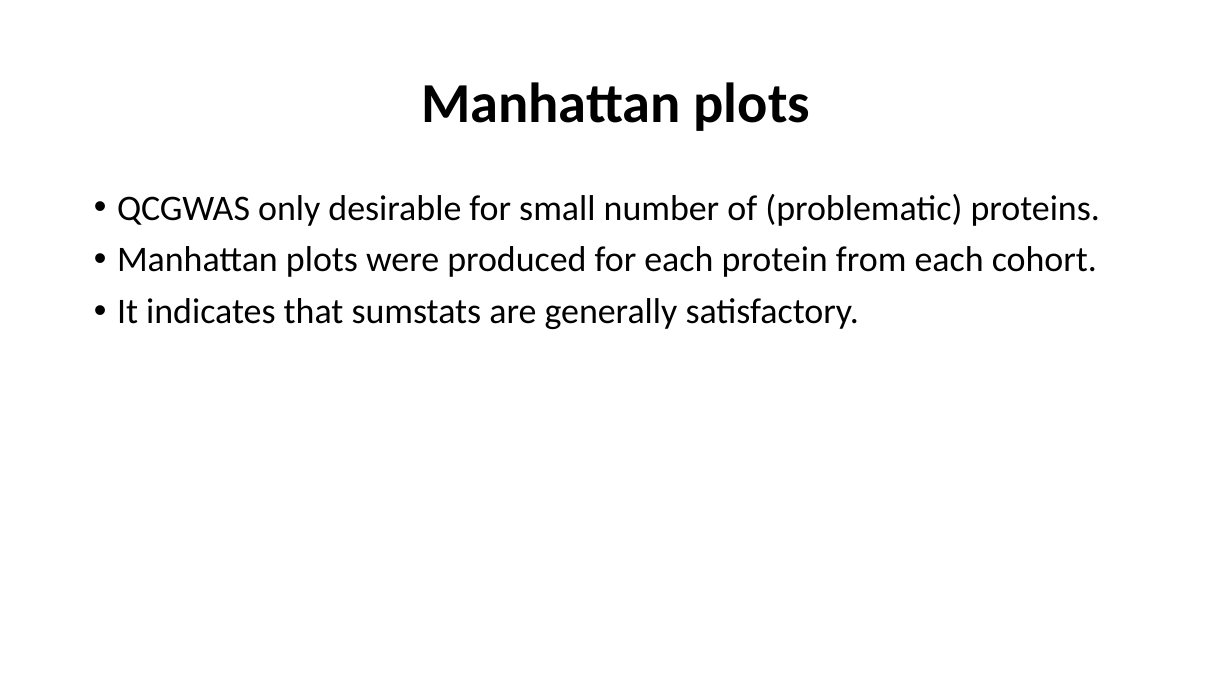
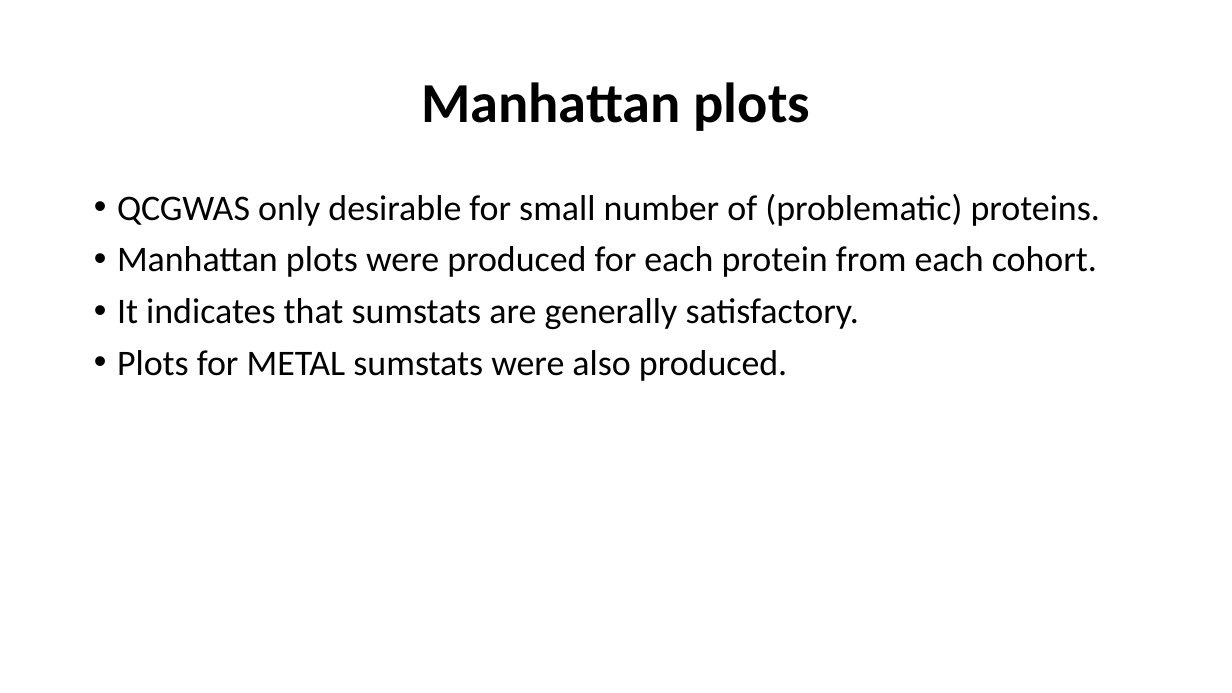
Before and after one commit to jinghuazhao/INF, a slide deck: slide 6 of doc/SCALLOP_INF1-120419.pptx (slide 8 before the commit). Drawn at 1232x693 pixels with LibreOffice and Linux fonts; fonts in the diff are those of the drawing. Boxes give left, top, right and bottom in pixels: in the first picture for what was removed or moved away, otherwise in the second. Text is boxed around its words. In the diff, an @@ line names an element or a change of style, - is before the commit and + after.

```diff
--- a/doc/SCALLOP_INF1-120419.pptx
+++ b/doc/SCALLOP_INF1-120419.pptx
@@ text at box(117, 350, 787, 381): paragraph added @@
+• Plots for METAL sumstats were also produced.
```
Also in this commit, not shown: 4 other slides changed, 1 slide added.
